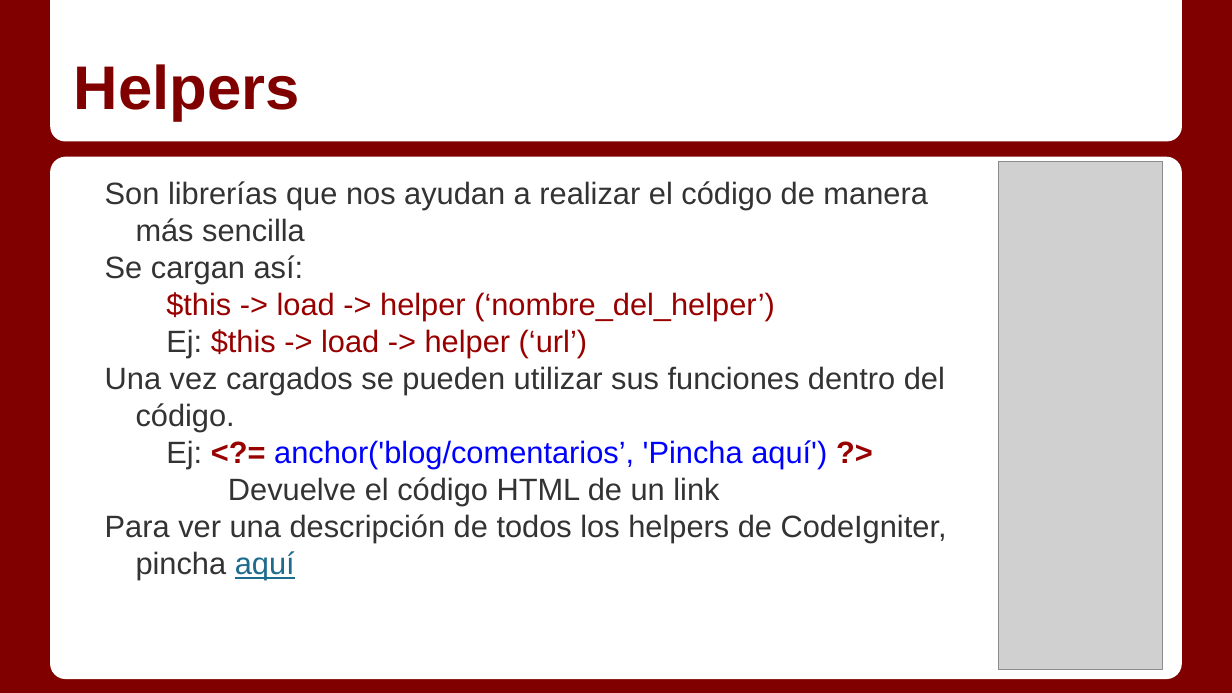
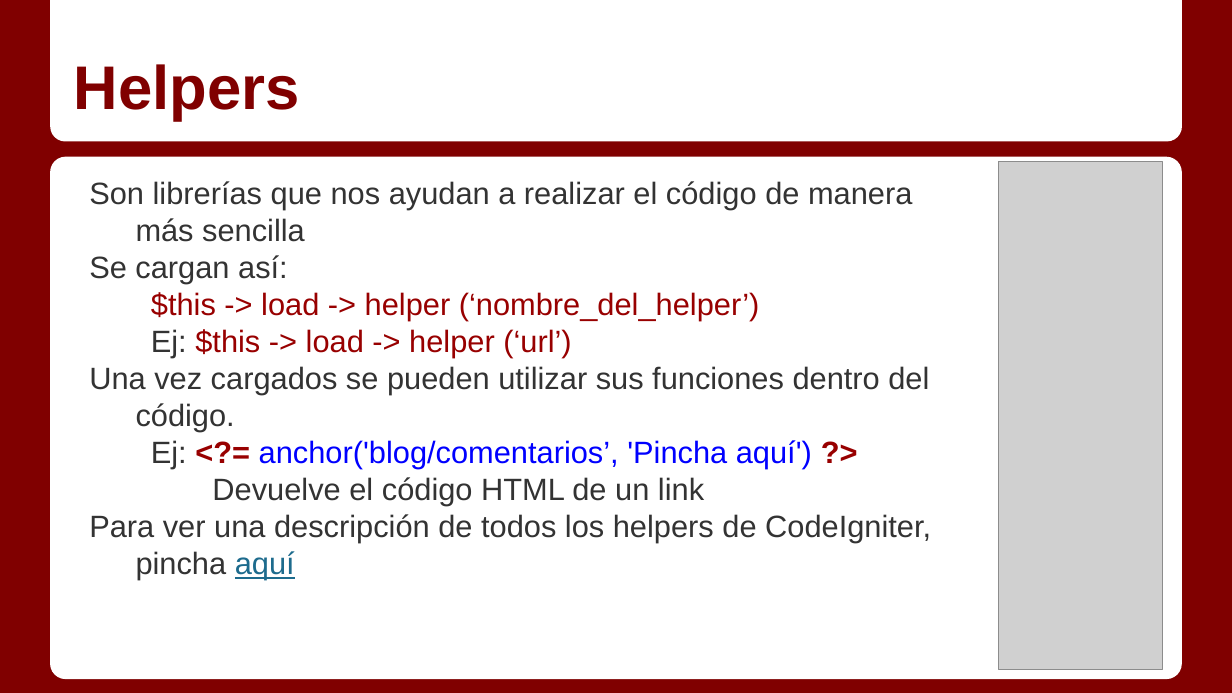
Before and after one commit to Gmuela/Apuntes, a slide deck: slide 6 of Servidor/Temas/1_7_2 - Code Igniter básico.pptx. Drawn at 1232x693 pixels with LibreOffice and Linux fonts; fonts in the diff are those of the drawing; grey boxes stand for pictures. Boxes give left, top, right and bottom in pixels: in the first picture for what was removed or moved away, otherwise in the second. Text is boxed around its words. In the diff, an @@ line names an element or a change of style, - is before the commit and + after.

```diff
--- a/Servidor/Temas/1_7_2 - Code Igniter básico.pptx
+++ b/Servidor/Temas/1_7_2 - Code Igniter básico.pptx
@@ text "Son librerías que nos ayudan ..." at (x1=89, y1=181, x2=931, y2=580): indent changed @@
```
Also in this commit, not shown: 6 other slides changed, 2 other files.
